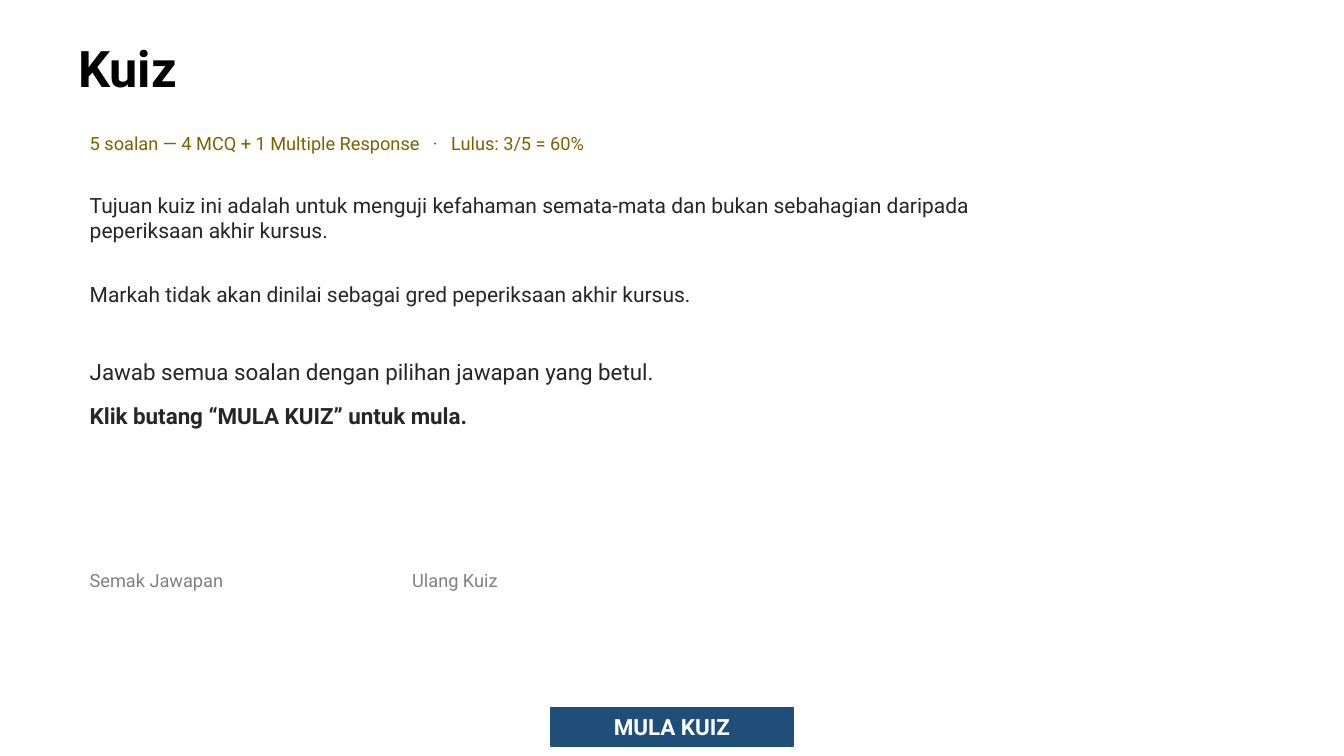
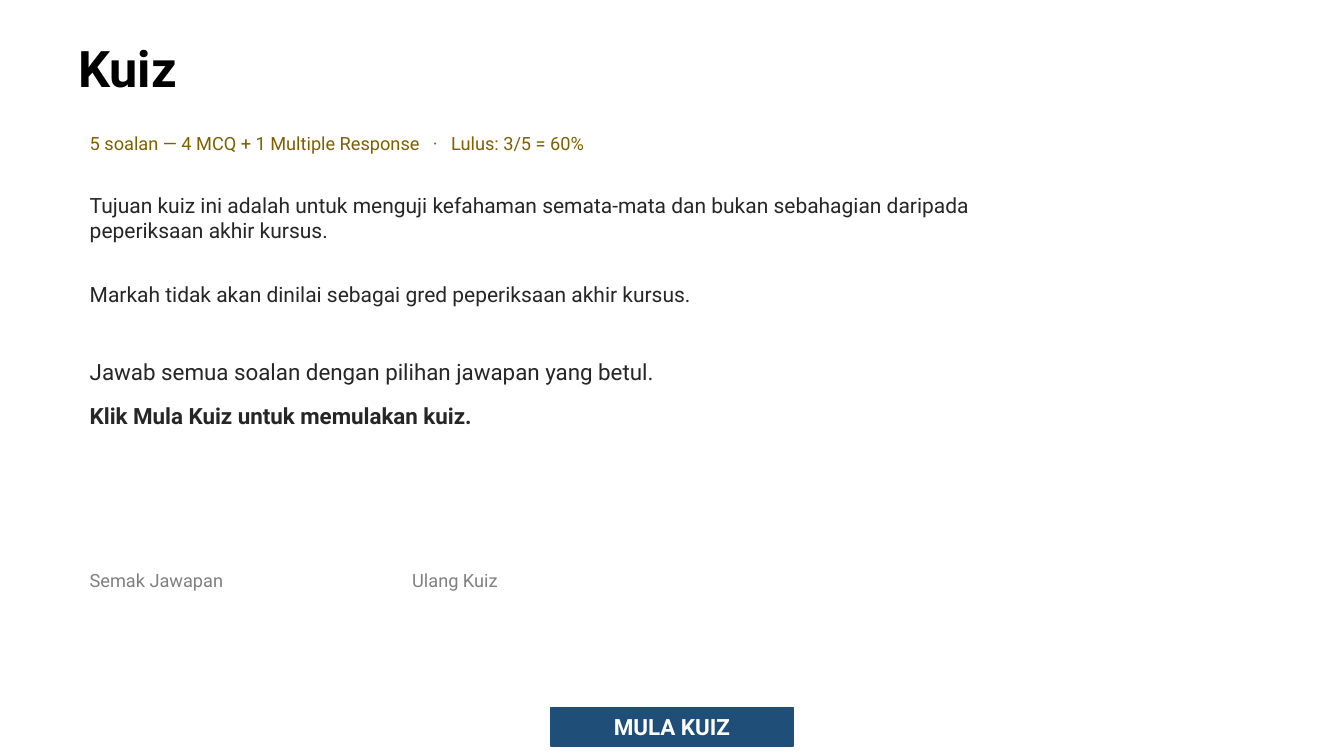
Before and after one commit to fidos777/slide-interaction-layer, a slide deck: slide 30 of reviews/source-completion/K5PL06T03B02_v0_4_THREE_FAMILY_PROOF.pptx. Drawn at 1344x756 pixels with LibreOffice and Linux fonts; fonts in the diff are those of the drawing. Boxes give left, top, right and bottom in pixels: in the first picture for what was removed or moved away, otherwise in the second. Text is boxed around its words. In the diff, an @@ line names an element or a change of style, - is before the commit and + after.

```diff
--- a/reviews/source-completion/K5PL06T03B02_v0_4_THREE_FAMILY_PROOF.pptx
+++ b/reviews/source-completion/K5PL06T03B02_v0_4_THREE_FAMILY_PROOF.pptx
@@ text at box(90, 407, 471, 425): text changed @@
-Klik butang “MULA KUIZ” untuk mula.
+Klik Mula Kuiz untuk memulakan kuiz.
```
Also in this commit, not shown: 26 other slides changed, 1 other file.
